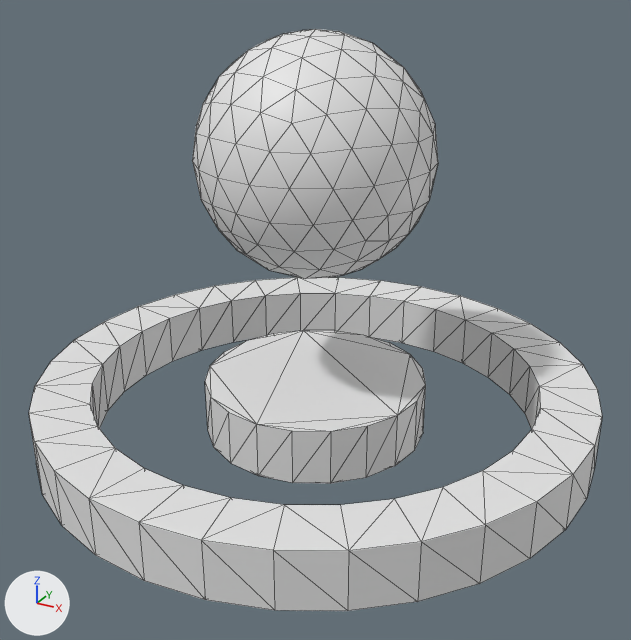
The OBJ model Assets/TrackEditor/StartMarker.obj, before and after one commit.
The view is the same before and after, from a 50 mm lens placed at (1.37, -2.49, 1.66), pointed at (0.05, -0.09, 0.46). Lighting does not change. The marker at lower left points along +X, +Y and +Z. Mesh edges are drawn as thin lines. Where no turn or scale is listed for an object, it has been applied to the vertices.

The scene before the commit, as lines of its bpy script (objects in view):
```python
me_startmarker = bpy.data.meshes.new('StartMarker')
me_startmarker.from_pydata(...)  # 330 vertices, 652 faces; spans x -1.0..1.0, y -1.0..1.0, z 0.0..1.4
ob_startmarker = bpy.data.objects.new('StartMarker', me_startmarker)
ob_startmarker.location = (0.0, 0.0, 0.0)
```
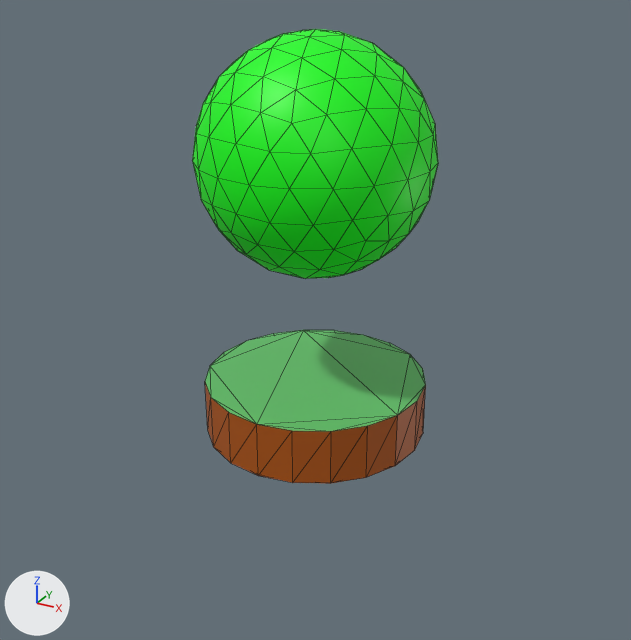
Changed parts and their boxes [x1, y1, x2, y2] in the pictures (631 x 640 px):
'StartMarker', reshaped (57% narrower, 22% shorter): before [29, 29, 602, 611]; after [192, 29, 438, 483]
part 1 of me_startmarker, deleted: before [29, 277, 602, 611]
part 2 of me_startmarker, recoloured (grey to green): [192, 29, 438, 279] in both
part 3 of me_startmarker, recoloured (white to green): [205, 330, 426, 431] in both
part 4 of me_startmarker, recoloured (grey to brown): [205, 383, 426, 483] in both

The change, as a list of edits to the scene's bpy script:
```text
Add mat_grass:
    mat_grass = principled_material('Grass')
    mat_grass.base_color = (0.121, 0.517, 0.139)  # green #62be68
Add mat_wood:
    mat_wood = principled_material('Wood')
    mat_wood.base_color = (0.418, 0.0882, 0.0)  # brown #ad5400
Add mat_green:
    mat_green = principled_material('Green')
    mat_green.base_color = (0.0, 1.0, 0.00385)  # green #00ff0d
Change me_startmarker:
    used by ob_startmarker; location = (0.0, 0.0, 0.0)
    remove me_startmarker.from_pydata(...)  # 330 vertices, 652 faces; spans x -1.0..1.0, y -1.0..1.0, z 0.0..1.4
    add me_startmarker.from_pydata(...)  # 202 vertices, 396 faces; spans x -0.4..0.4, y -0.4..0.4, z 0.0..1.4
    me_startmarker part 1: the loose piece of 128 vertices spanning x -1.0..1.0, y -1.0..1.0, z 0.0..0.2 is deleted
    me_startmarker part 2: 320 faces spanning x -0.4..0.4, y -0.4..0.4, z 0.6..1.4 switch from no material to mat_green (green #00ff0d)
    me_startmarker part 3: 18 faces spanning x -0.4..0.4, y -0.4..0.4, z 0.2 switch from no material to mat_grass (green #61be68)
    me_startmarker part 4: 58 faces spanning x -0.4..0.4, y -0.4..0.4, z 0.0..0.2 switch from no material to mat_wood (brown #ad5400)
```
